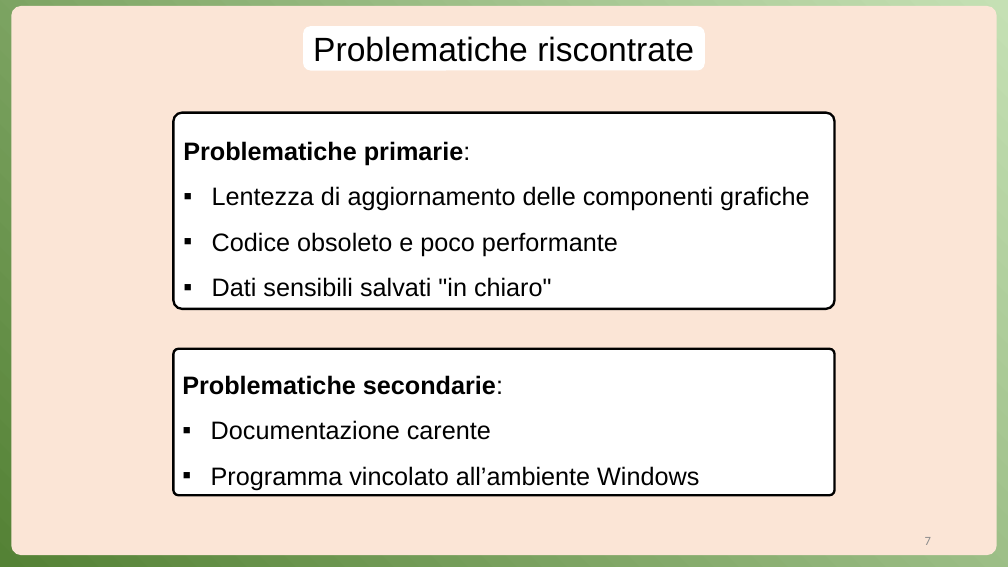
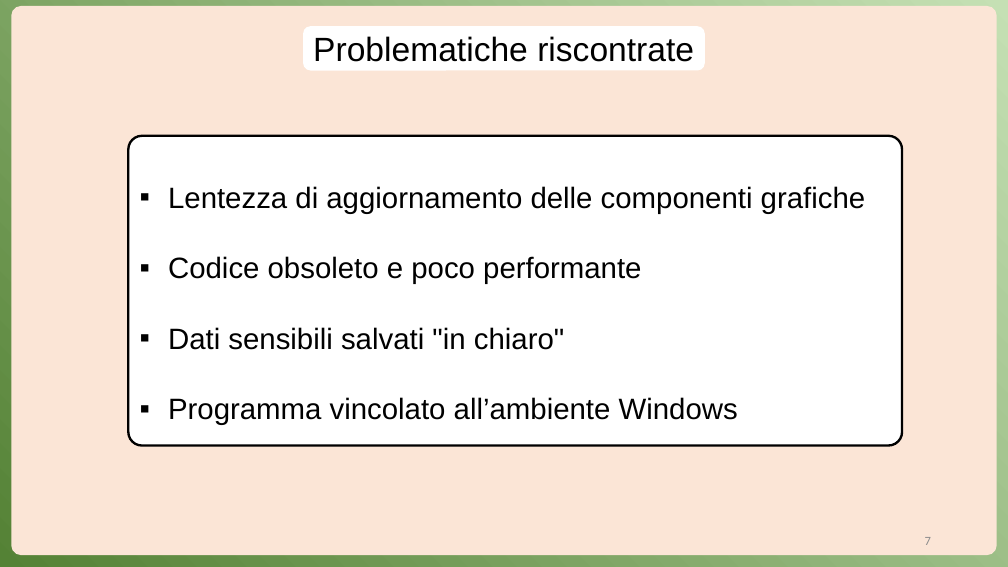
Before and after one commit to Anrighe/Tesi-Laurea-Triennale-Informatica-Unimore, a slide deck: slide 7 of Presentazione_Tesi_Triennale_Informatica_Unimore_2022_2023_Enrico_Marras_152336_v2.pptx. Drawn at 1008x567 pixels with LibreOffice and Linux fonts; fonts in the diff are those of the drawing. Boxes give left, top, right and bottom in pixels: in the first picture for what was removed or moved away, otherwise in the second. Text is boxed around its words. In the diff, an @@ line names an element or a change of style, - is before the commit and + after.

```diff
--- a/Presentazione_Tesi_Triennale_Informatica_Unimore_2022_2023_Enrico_Marras_152336_v2.pptx
+++ b/Presentazione_Tesi_Triennale_Informatica_Unimore_2022_2023_Enrico_Marras_152336_v2.pptx
@@ rounded rectangle "Lentezza di aggiornamento delle componenti ...": place and size @@
-rounded rectangle "Lentezza di aggiornamento delle componenti ..." at (173,113,835,309)
+rounded rectangle "Lentezza di aggiornamento delle componenti ..." at (129,136,902,446)
@@ rounded rectangle "Lentezza di aggiornamento delle componenti ..." at (129,136,902,446): vertical alignment middle to top @@
@@ text in rounded rectangle at (183,141,471,166): paragraph removed @@
-Problematiche primarie:
@@ text in rounded rectangle at (168,186,865,350): size 24 to 28 pt in "Lentezza di aggiornamento delle componenti grafiche", "Codice obsoleto e poco performante", "Dati sensibili salvati "in chiaro""; line spacing 1.5 to 2 @@
@@ rounded rectangle removed at (173,349,835,495) @@
-Problematiche secondarie:
-▪ Documentazione carente
-▪ Programma vincolato all’ambiente Windows
@@ text in rounded rectangle at (168,397,738,425): paragraph added @@
+▪ Programma vincolato all’ambiente Windows
```
Also in this commit, not shown: 2 other slides changed.
